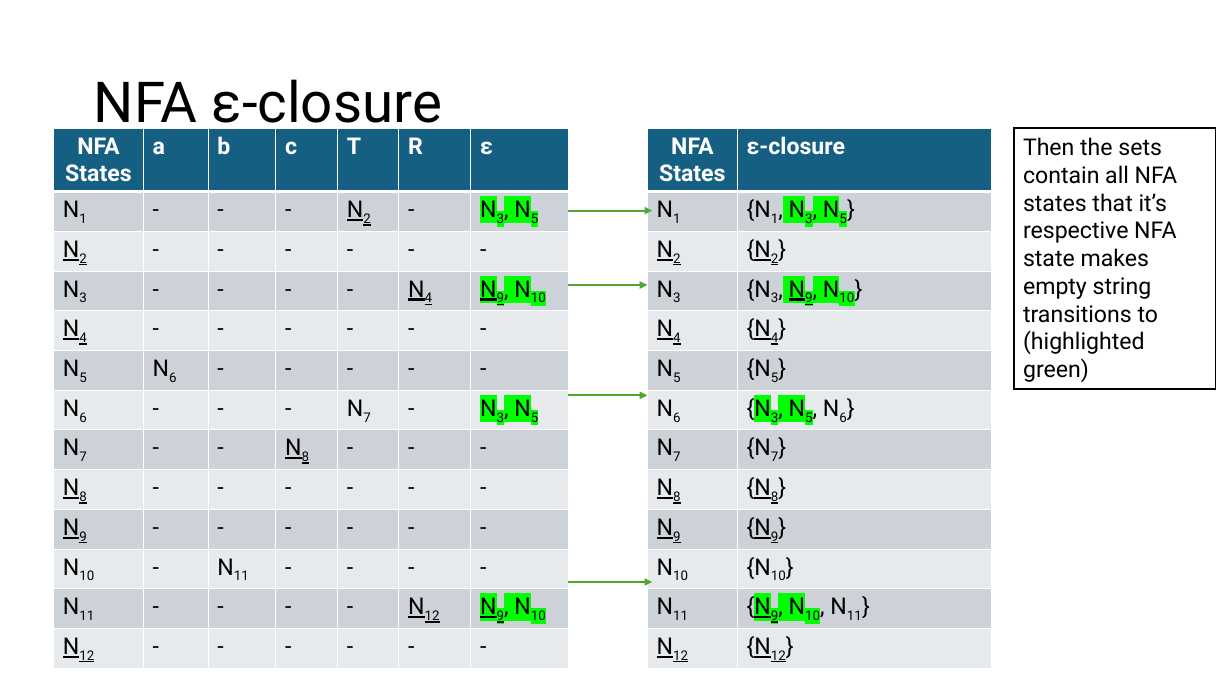
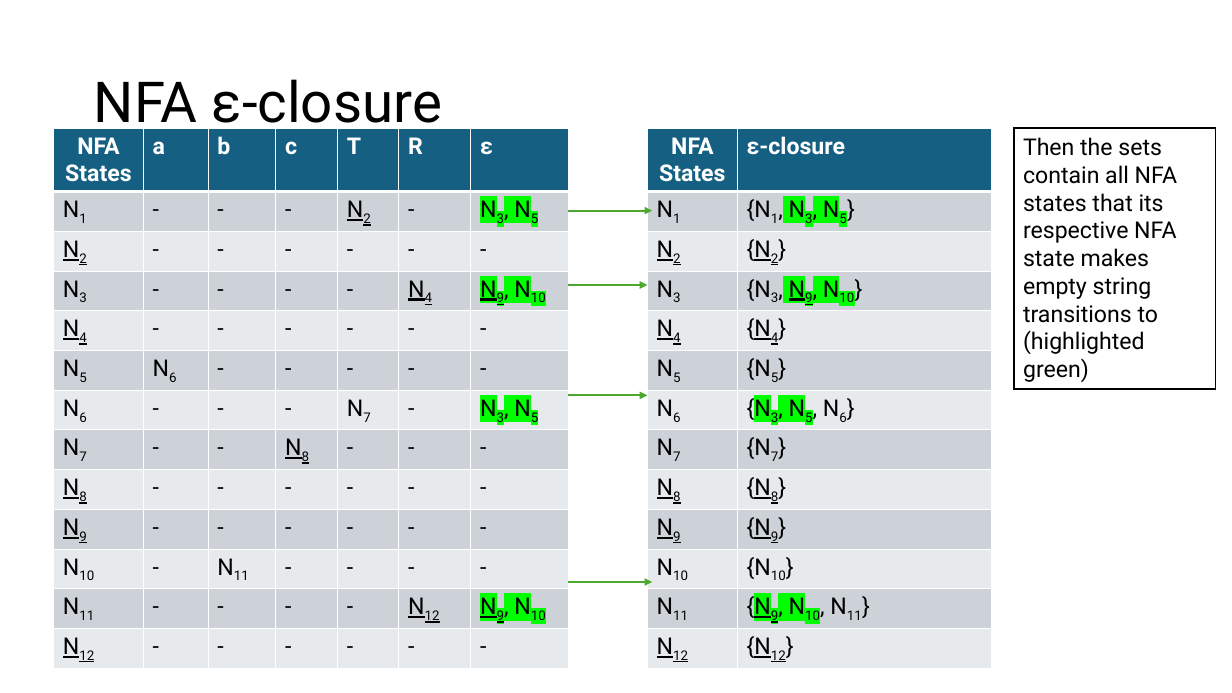
Before and after one commit to Danieldv-s/Research-Materials, a slide deck: slide 27 of Syntax-Analysis/Section2.13Expansion.pptx. Drawn at 1232x693 pixels with LibreOffice and Linux fonts; fonts in the diff are those of the drawing. Boxes give left, top, right and bottom in pixels: in the first picture for what was removed or moved away, otherwise in the second. Text is boxed around its words. In the diff, an @@ line names an element or a change of style, - is before the commit and + after.

```diff
--- a/Syntax-Analysis/Section2.13Expansion.pptx
+++ b/Syntax-Analysis/Section2.13Expansion.pptx
@@ text in rectangle at (1023,137,1177,382): text changed @@
-Then the sets contain all NFA states that it’s respective NFA state makes empty string transitions to (highlighted green)
+Then the sets contain all NFA states that its respective NFA state makes empty string transitions to (highlighted green)
```
Also in this commit, not shown: 43 other slides changed.
